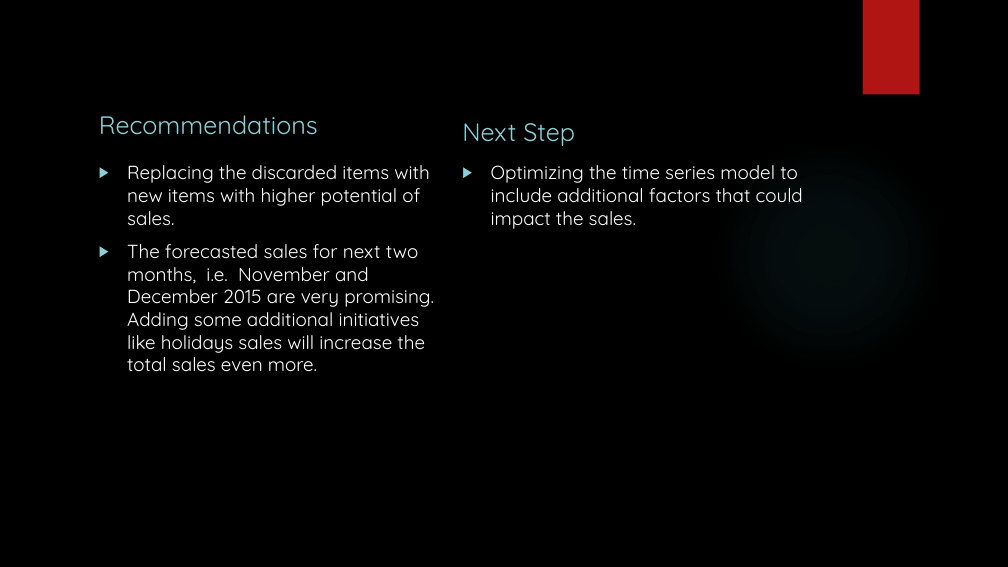
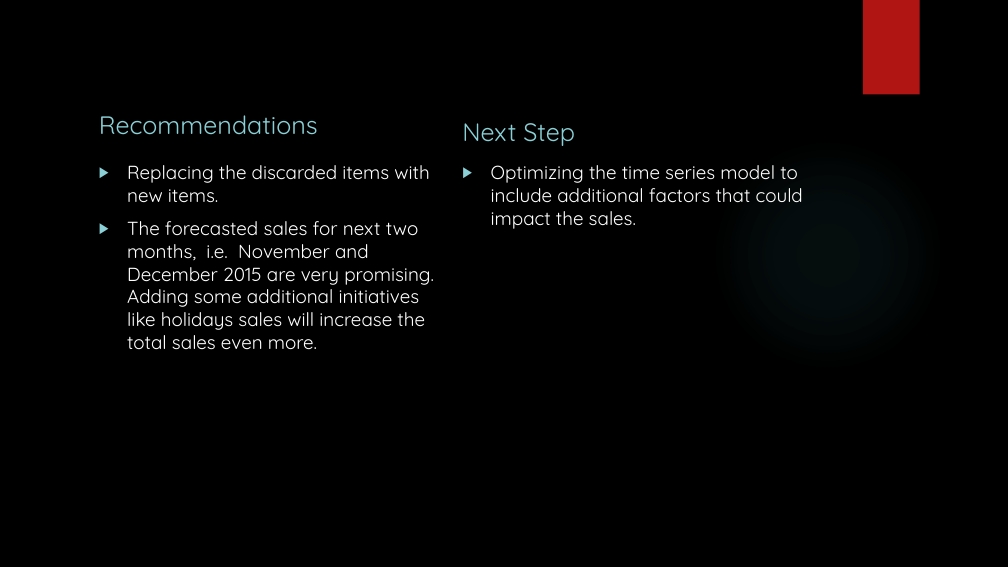
Before and after one commit to khwajajalal/Capstone4-Sales-Prediction, a slide deck: slide 8 of Sales Forecasting.pptx. Drawn at 1008x567 pixels with LibreOffice and Linux fonts; fonts in the diff are those of the drawing; background and template pictures are left out. Boxes give left, top, right and bottom in pixels: in the first picture for what was removed or moved away, otherwise in the second. Text is boxed around its words. In the diff, an @@ line names an element or a change of style, - is before the commit and + after.

```diff
--- a/Sales Forecasting.pptx
+++ b/Sales Forecasting.pptx
@@ text at (127, 165, 429, 203): text changed @@
-▶ Replacing the discarded items with new items with higher potential of sales.
+▶ Replacing the discarded items with new items.
```
Also in this commit, not shown: 2 other slides changed.
